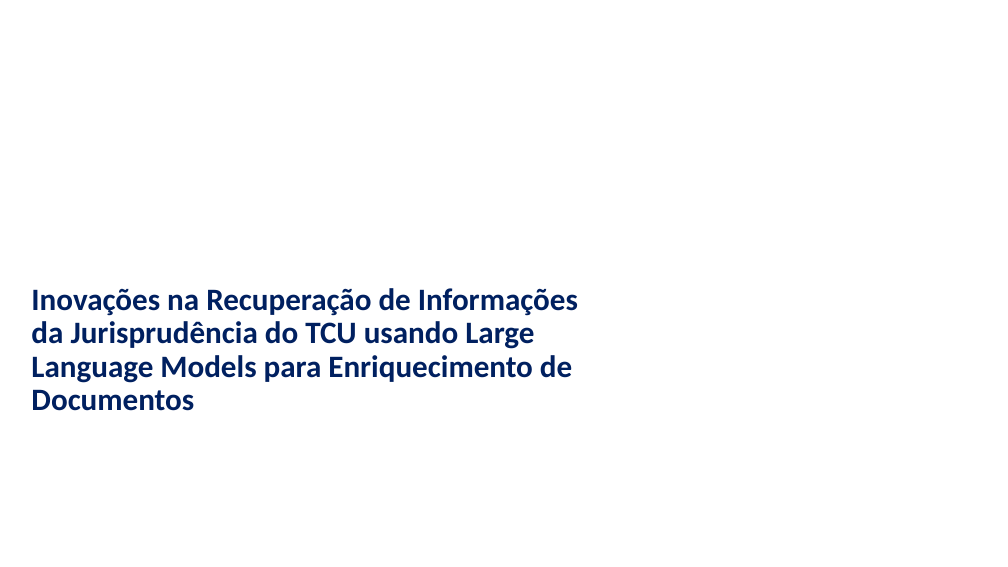
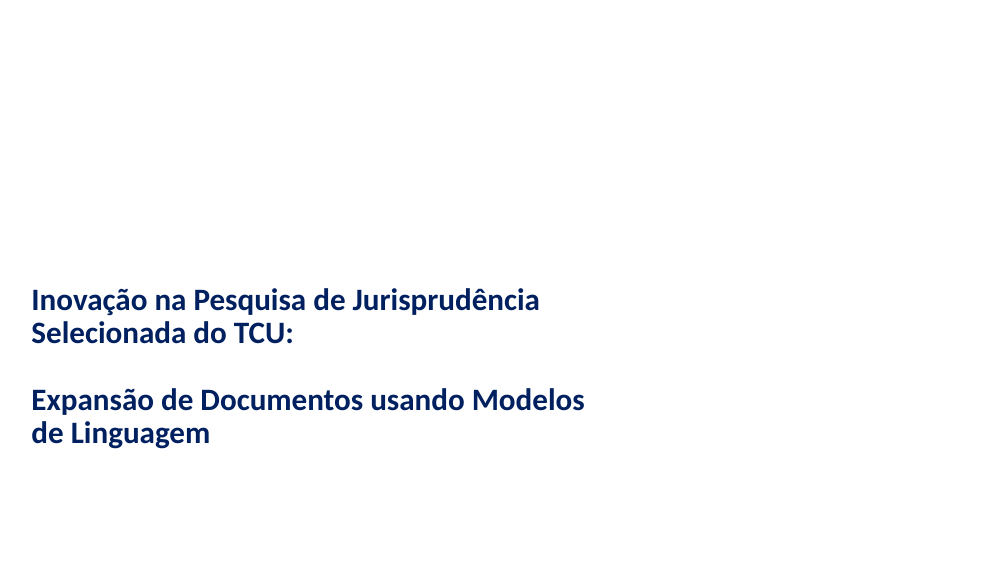
Before and after one commit to carisio/juris_tcu_expansao_doc, a slide deck: slide 1 of projeto_final/Apresentação.pptx. Drawn at 1008x567 pixels with LibreOffice and Linux fonts; fonts in the diff are those of the drawing; background and template pictures are left out. Boxes give left, top, right and bottom in pixels: in the first picture for what was removed or moved away, otherwise in the second. Text is boxed around its words. In the diff, an @@ line names an element or a change of style, - is before the commit and + after.

```diff
--- a/projeto_final/Apresentação.pptx
+++ b/projeto_final/Apresentação.pptx
@@ title at <box>31,288,585,449</box>: text changed @@
-Inovações na Recuperação de Informações da Jurisprudência do TCU usando Large Language Models para Enriquecimento de Documentos
+Inovação na Pesquisa de Jurisprudência Selecionada do TCU:
+Expansão de Documentos usando Modelos de Linguagem
```
Also in this commit, not shown: 1 other slide changed, 5 slides added, 1 slide removed.
